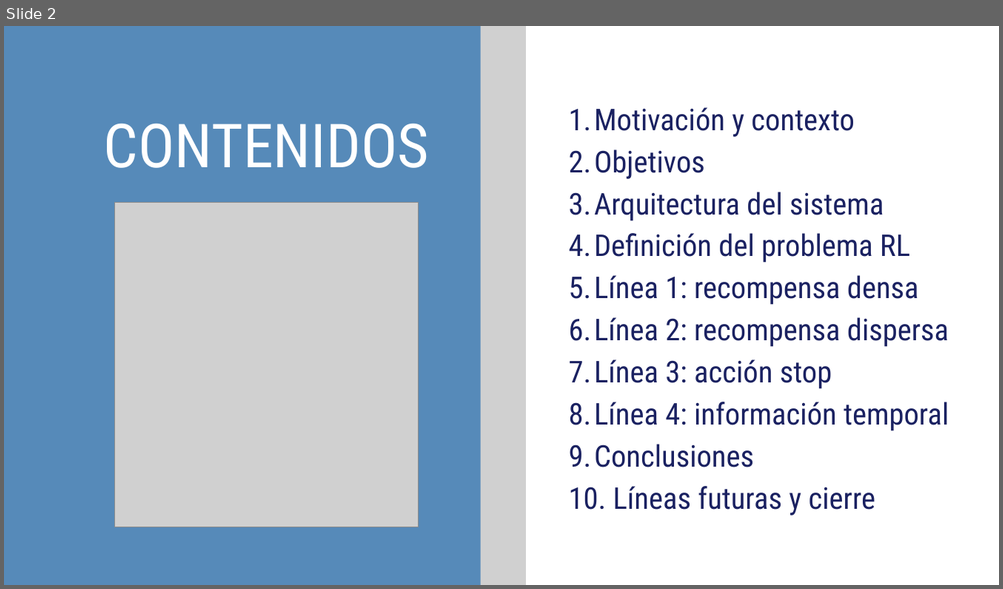
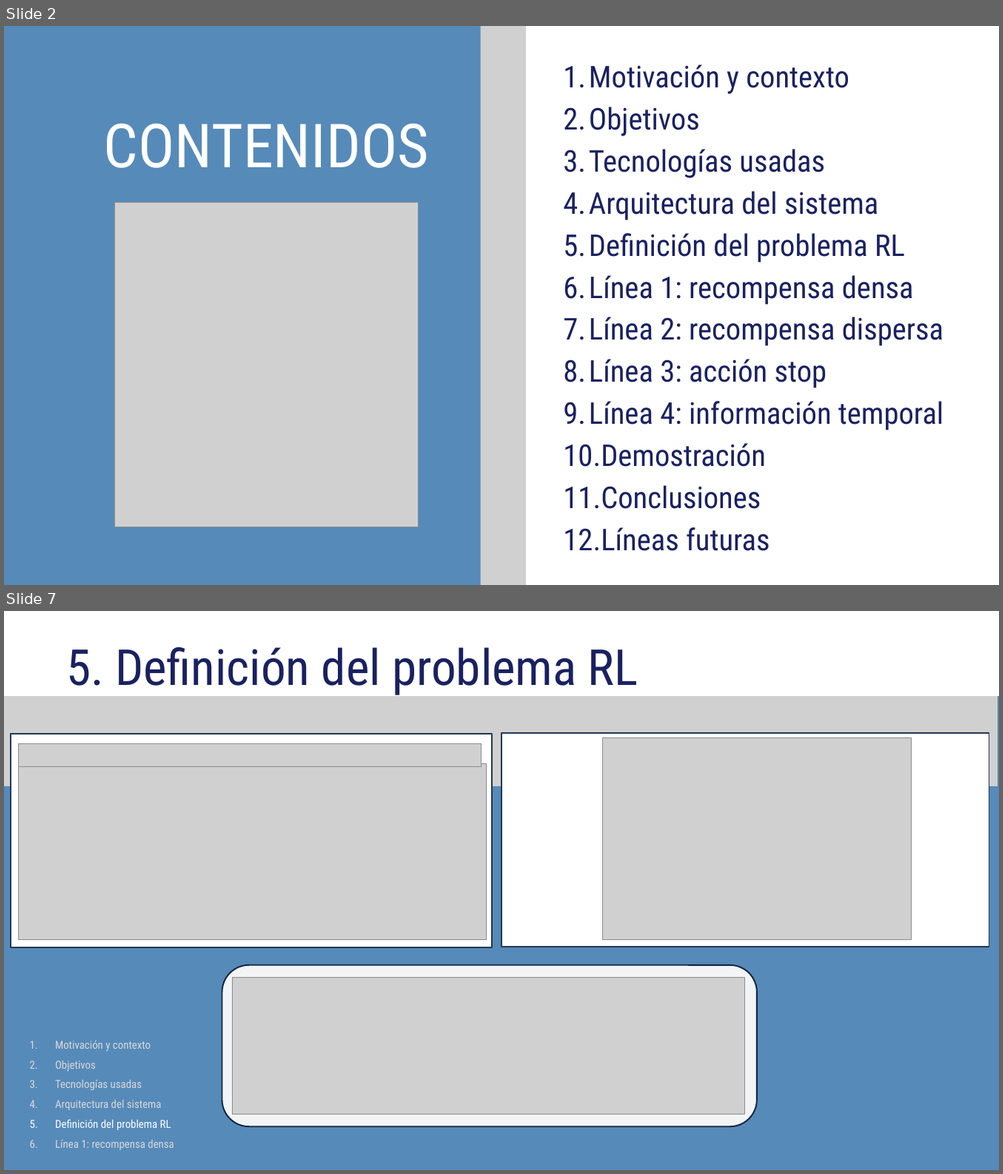
Before and after one commit to davidsolero/TFG-Coppelia-Reinforcement-Learning, a slide deck: redaccion/defensa/Presentación Trabajo Final Tesis Profesional Moderna Sencilla Azul .pptx. Shown one above the other, each under a label of ours: slide 2 before the commit, slides 2 and 7 after it; the slides between them are not shown. The pictures are 1003x589 and 1003x1174 pixels, drawn with LibreOffice and Linux fonts; fonts in the diff are those of the drawing; grey boxes stand for pictures. Boxes give left, top, right and bottom in pixels: in the first picture for what was removed or moved away, otherwise in the second. Text is boxed around its words. In the diff, an @@ line names an element or a change of style, - is before the commit and + after.

```diff
--- a/redaccion/defensa/Presentación Trabajo Final Tesis Profesional Moderna Sencilla Azul .pptx
+++ b/redaccion/defensa/Presentación Trabajo Final Tesis Profesional Moderna Sencilla Azul .pptx
@@ slide 7 added at <box>4,611,999,1170</box>, background #568AB9 @@
@@ freeform shape added at <box>4,611,999,696</box>, fill #FFFFFF @@
@@ text added at <box>66,647,638,698</box>, 72 pt, text #1A2161 @@
+5. Definición del problema RL
@@ picture added at <box>4,696,997,786</box> @@
@@ rectangle added at <box>11,734,492,948</box>, fill #FFFFFF, outline #233953 2 pt @@
@@ picture added at <box>18,743,481,766</box> @@
@@ rectangle added at <box>501,733,989,947</box>, fill #FFFFFF, outline #233953 2 pt @@
@@ picture added at <box>602,738,911,940</box> @@
@@ picture added at <box>18,763,486,940</box> @@
@@ rounded rectangle added at <box>222,965,757,1127</box>, fill #F3F4F6, outline #0F243E 2 pt @@
@@ picture added at <box>232,978,744,1115</box> @@
@@ text added at <box>55,1041,173,1150</box>, 16 pt, text #D9D9D9 @@
+  1. Motivación y contexto
+  2. Objetivos
+  3. Tecnologías usadas
+  4. Arquitectura del sistema
+  5. Definición del problema RL
+  6. Línea 1: recompensa densa
@@ slide 2 changed as well @@
@@ freeform shape at <box>525,26,999,585</box>: outline redrawn @@
@@ text "Motivación y contexto": place and size @@
-text "Motivación y contexto" at <box>569,107,948,516</box>
+text "Motivación y contexto" at <box>563,64,943,551</box>
@@ text at <box>563,149,825,178</box>: paragraph added @@
+  3. Tecnologías usadas
@@ text at <box>563,443,765,467</box>: paragraph added @@
+  10. Demostración
@@ text at <box>563,528,770,551</box>: text changed @@
-  10. Líneas futuras y cierre
+  12. Líneas futuras
```
Also in this commit, not shown: 6 other slides changed, 11 other slides added, 8 slides removed.
